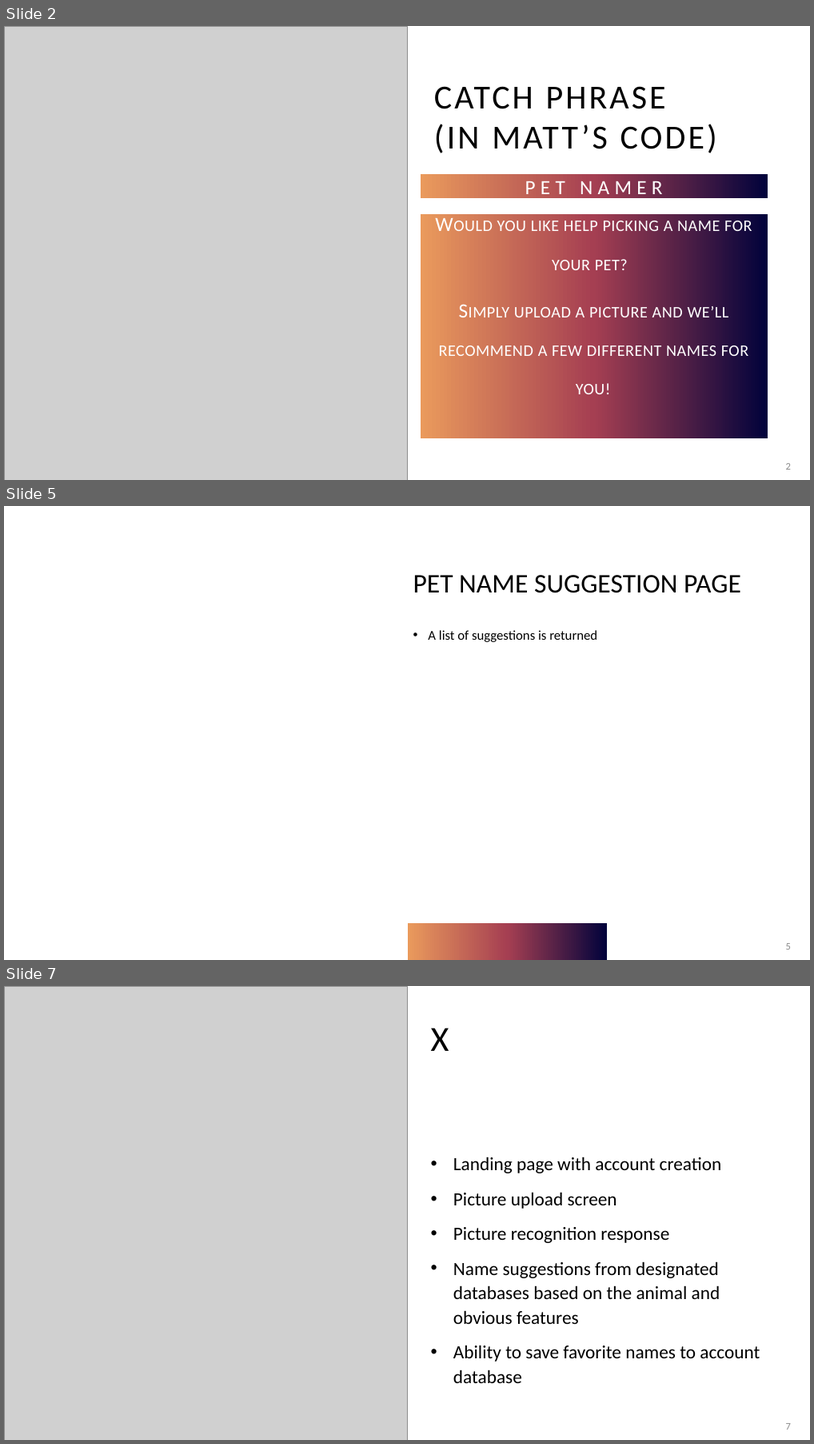
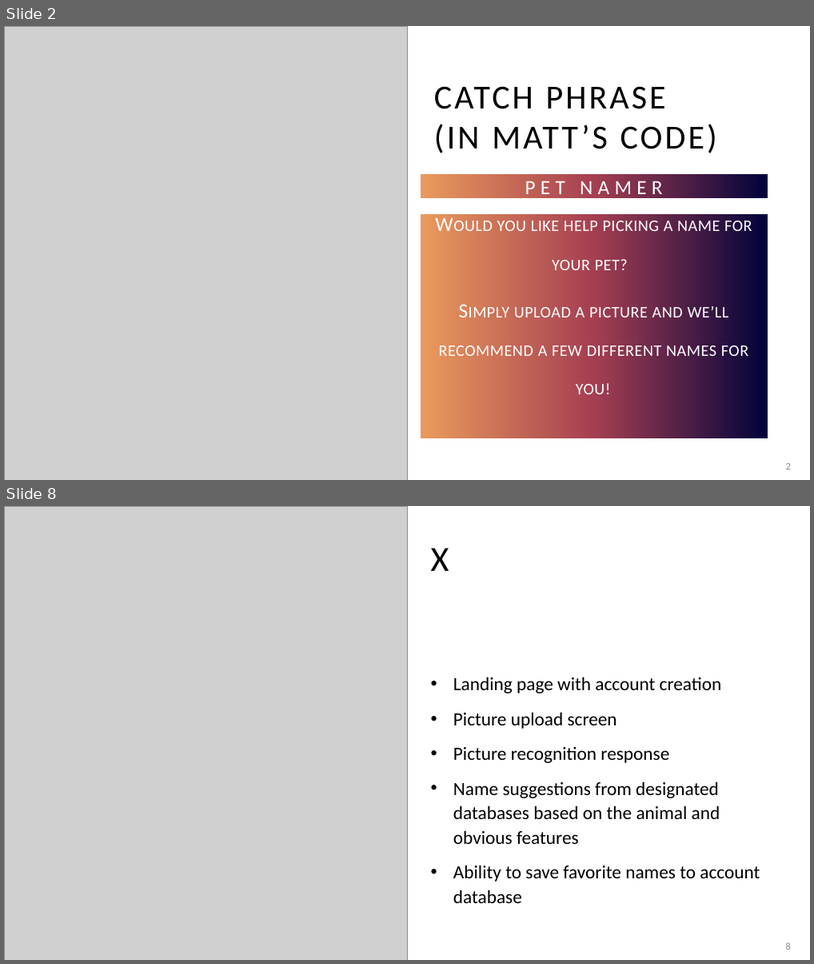
Before and after one commit to adriaonline/CPT200SP24-Team1, a slide deck: Phase 2 Docs/Phase 2 - Presentation.pptx. Shown one above the other, each under a label of ours: slides 2, 5 and 7 before the commit, slides 2 and 8 after it; the slides between them are not shown. The pictures are 814x1444 and 814x964 pixels, drawn with LibreOffice and Linux fonts; fonts in the diff are those of the drawing; grey boxes stand for pictures. Boxes give left, top, right and bottom in pixels: in the first picture for what was removed or moved away, otherwise in the second. Text is boxed around its words. In the diff, an @@ line names an element or a change of style, - is before the commit and + after.

```diff
--- a/Phase 2 Docs/Phase 2 - Presentation.pptx
+++ b/Phase 2 Docs/Phase 2 - Presentation.pptx
@@ slide 5 removed at <box>4,506,810,960</box>, background #FFFFFF @@
@@ title removed at <box>414,575,742,593</box> @@
-PET NAME SUGGESTION PAGE
@@ text removed at <box>428,630,598,642</box> @@
-• A list of suggestions is returned
@@ rectangle removed at <box>408,923,608,960</box> @@
@@ page number removed at <box>786,943,791,949</box> @@
-5
@@ what was slide 7 is now slide 8 @@
@@ page number at <box>786,942,791,949</box>: text changed @@
-7
+8
```
Also in this commit, not shown: 5 slides changed, 4 slides added, 1 other slide removed.
